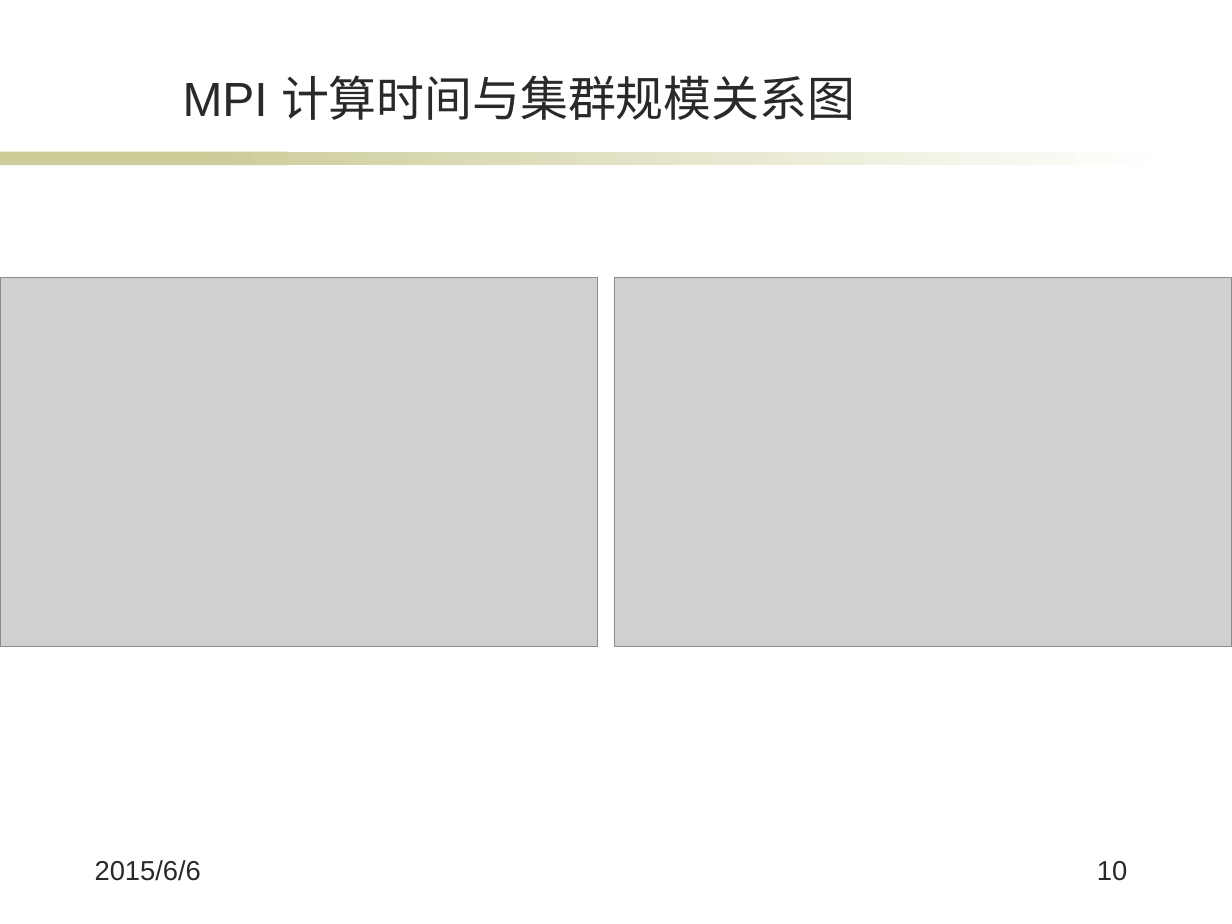
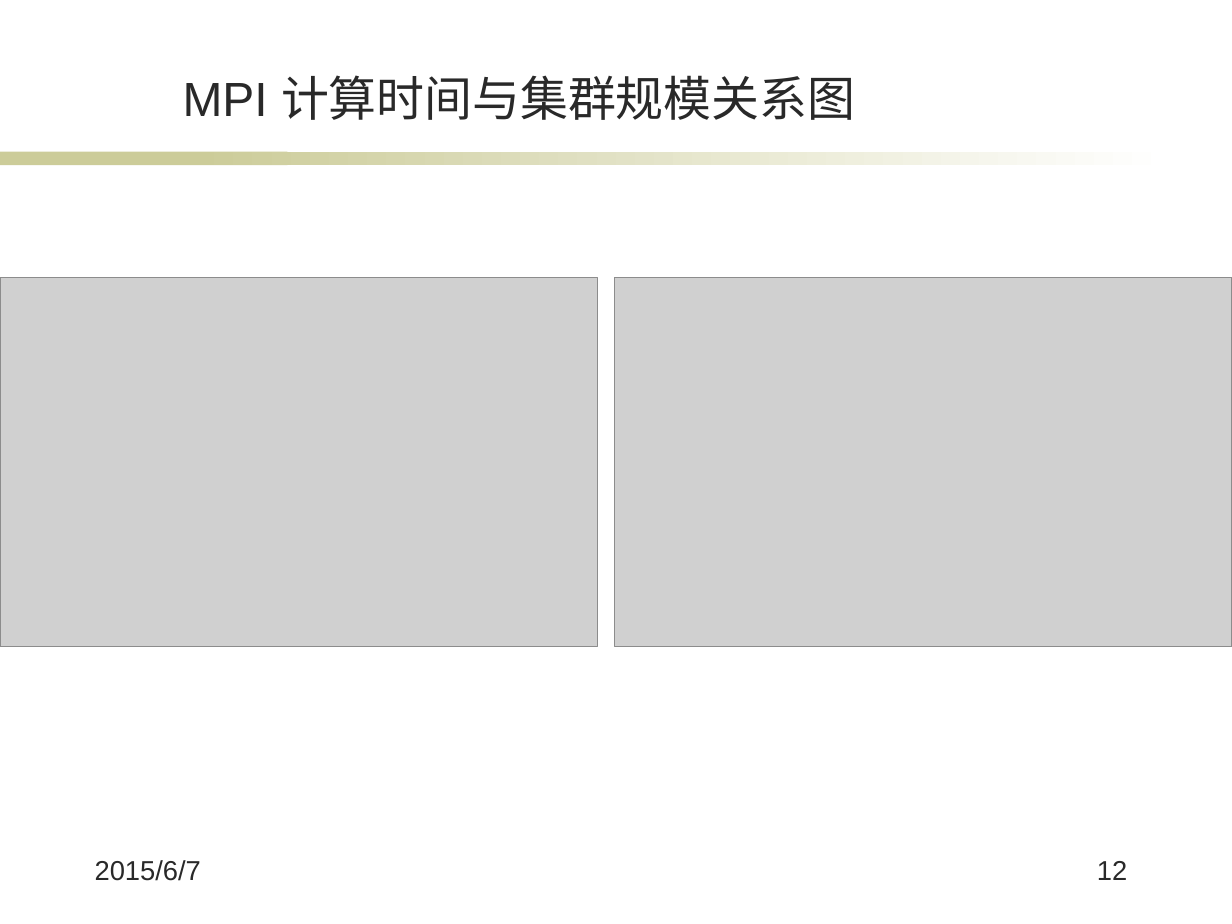
Before and after one commit to jiangxincode/thesis, a slide deck: slide 12 of 答辩.pptx (slide 10 before the commit). Drawn at 1232x924 pixels with LibreOffice and Linux fonts; fonts in the diff are those of the drawing; grey boxes stand for pictures; background and template pictures are left out. Boxes give left, top, right and bottom in pixels: in the first picture for what was removed or moved away, otherwise in the second. Text is boxed around its words. In the diff, an @@ line names an element or a change of style, - is before the commit and + after.

```diff
--- a/答辩.pptx
+++ b/答辩.pptx
@@ text at (95, 860, 201, 881): text changed @@
-2015/6/6
+2015/6/7
@@ page number at (1097, 861, 1127, 880): text changed @@
-10
+12
```
Also in this commit, not shown: 15 other slides changed, 2 slides added, 2 slides removed, 4 other files.
